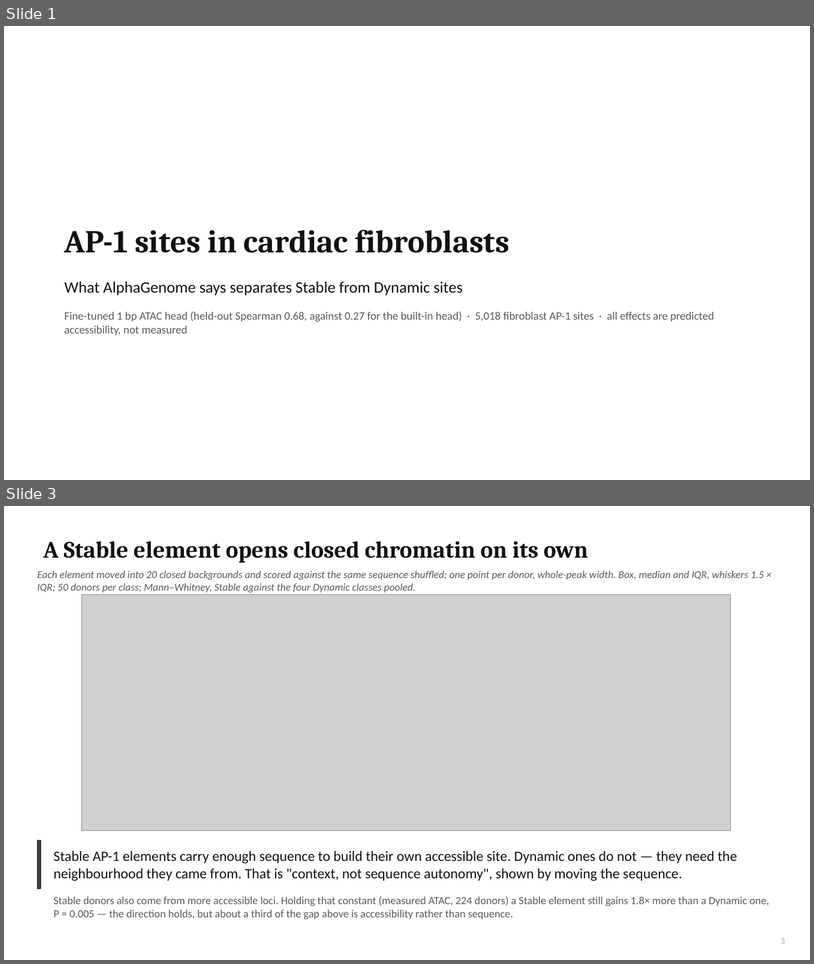
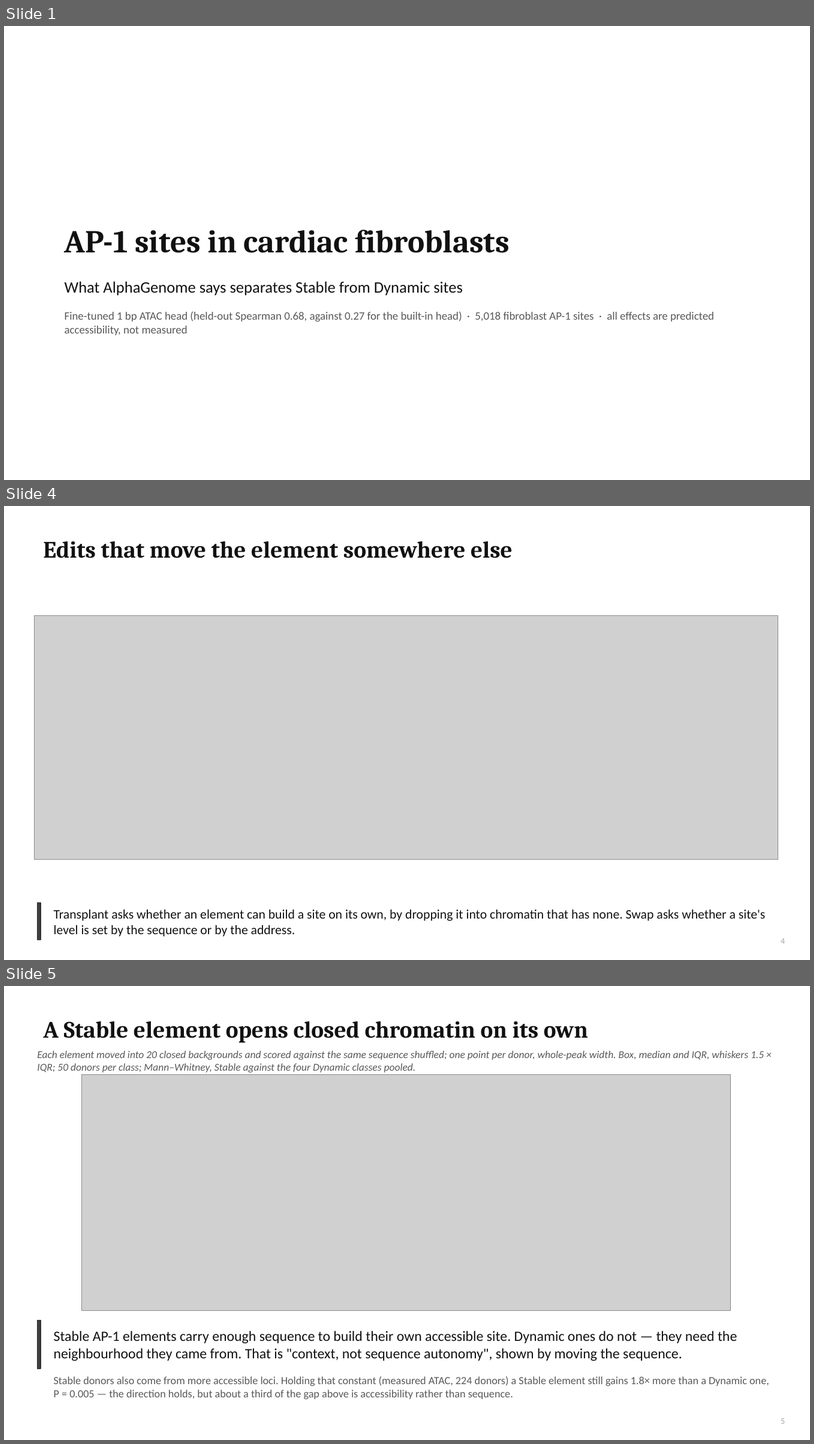
Before and after one commit to cytokine4242/Alpha_Genome_Ap1, a slide deck: Analysis/AP1_fibroblast_lab_meeting.pptx. Shown one above the other, each under a label of ours: slides 1 and 3 before the commit, slides 1, 4 and 5 after it; the slides between them are not shown. The pictures are 814x964 and 814x1444 pixels, drawn with LibreOffice and Linux fonts; fonts in the diff are those of the drawing; grey boxes stand for pictures. Boxes give left, top, right and bottom in pixels: in the first picture for what was removed or moved away, otherwise in the second. Text is boxed around its words. In the diff, an @@ line names an element or a change of style, - is before the commit and + after.

```diff
--- a/Analysis/AP1_fibroblast_lab_meeting.pptx
+++ b/Analysis/AP1_fibroblast_lab_meeting.pptx
@@ slide 4 added at box(4, 506, 810, 960), background #FFFFFF @@
@@ title added at box(43, 541, 513, 558), 28 pt, text #111111, bold @@
+Edits that move the element somewhere else
@@ picture added at box(34, 615, 779, 859) @@
@@ rectangle added at box(37, 902, 41, 940), fill #3F3F3F, outline #333333 1 pt @@
@@ text added at box(54, 909, 766, 936), 15.5 pt, text #111111 @@
+Transplant asks whether an element can build a site on its own, by dropping it into chromatin that has none. Swap asks whether a site's level is set by the sequence or by the address.
@@ page number added at box(781, 938, 785, 943), 10 pt, text #A6A6A6 @@
+4
@@ what was slide 3 is now slide 5 @@
@@ page number at box(781, 1418, 785, 1423): text changed @@
-3
+5
```
Also in this commit, not shown: 3 other slides added, 1 slide removed, 10 other files.
